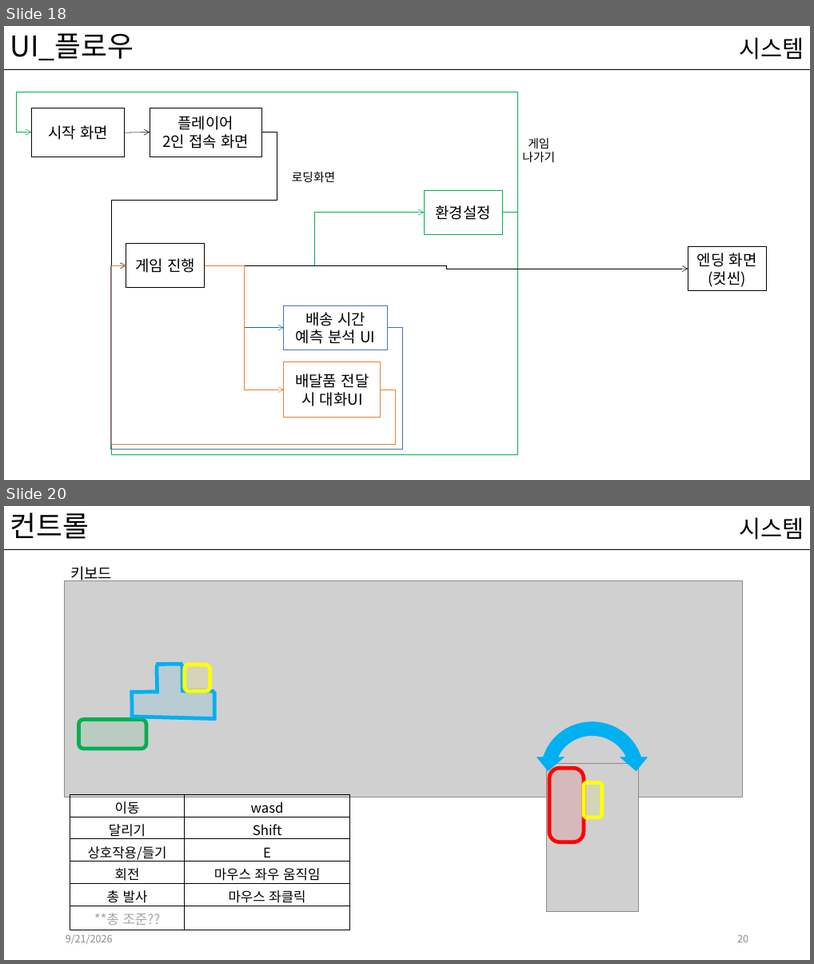
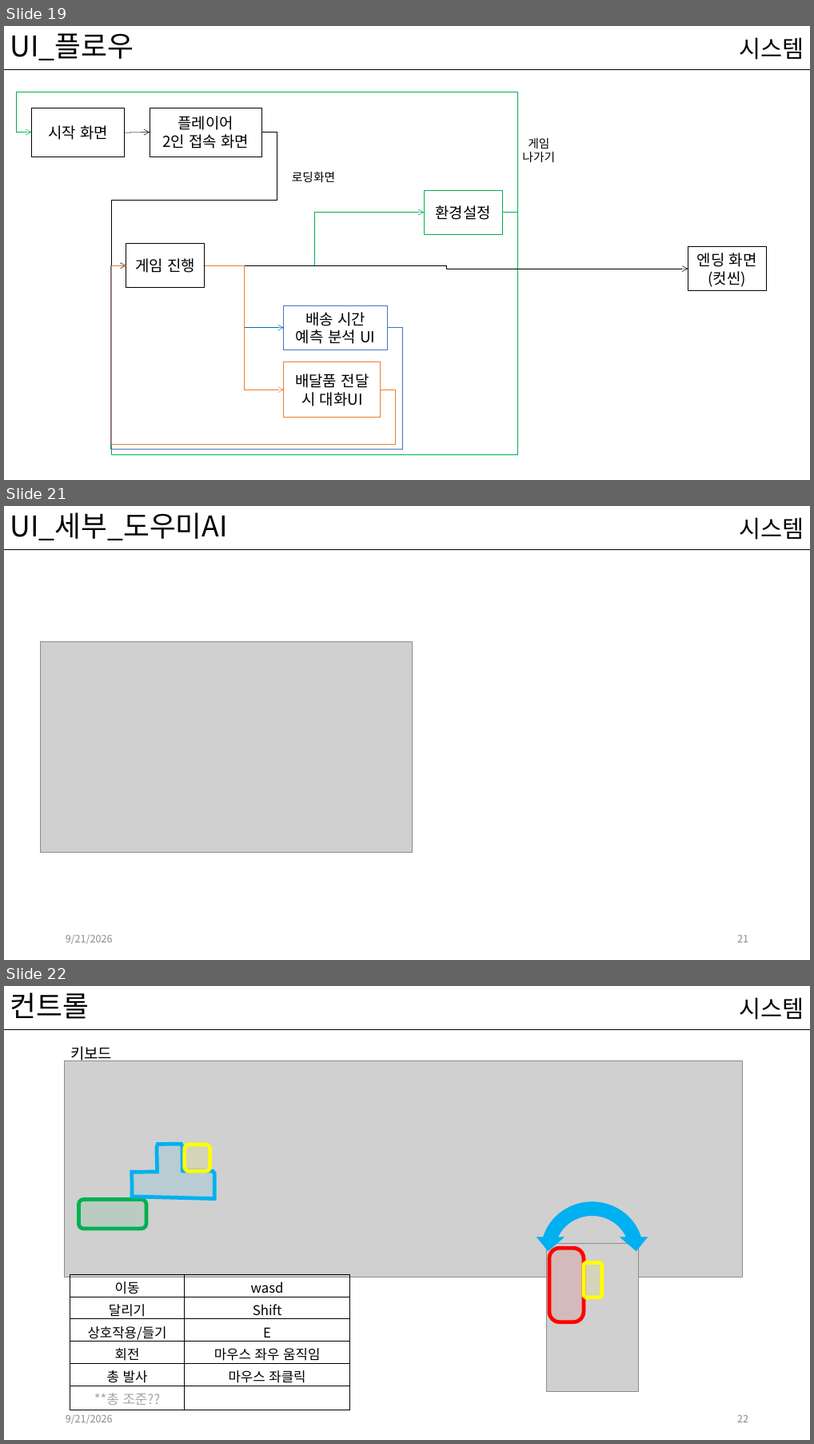
Before and after one commit to kwakyerin/2026_Graduation_Project, a slide deck: documents/HyunahKwon/design/designing/배트와 달트_기획서.pptx. Shown one above the other, each under a label of ours: slides 18 and 20 before the commit, slides 19, 21 and 22 after it; the slides between them are not shown. The pictures are 814x964 and 814x1444 pixels, drawn with LibreOffice and Linux fonts; fonts in the diff are those of the drawing; grey boxes stand for pictures. Boxes give left, top, right and bottom in pixels: in the first picture for what was removed or moved away, otherwise in the second. Text is boxed around its words. In the diff, an @@ line names an element or a change of style, - is before the commit and + after.

```diff
--- a/documents/HyunahKwon/design/designing/배트와 달트_기획서.pptx
+++ b/documents/HyunahKwon/design/designing/배트와 달트_기획서.pptx
@@ slide 21 added at <box>4,506,810,960</box>, background #FFFFFF; not listed: 1 template element that a slide beside it also shows @@
@@ title added at <box>10,512,228,540</box>, 34 pt, text #000000 @@
+UI_세부_도우미AI
@@ text added at <box>739,517,804,540</box>, 28 pt, text #000000 @@
+시스템
@@ picture added at <box>40,642,412,852</box> @@
@@ text added at <box>66,934,113,944</box>, 12 pt, text #8C8C8C @@
+9/21/2026
@@ page number added at <box>738,935,749,942</box>, 12 pt, text #8C8C8C @@
+21
@@ what was slide 18 is now slide 19 @@
@@ what was slide 20 is now slide 22 @@
@@ page number at <box>738,1415,749,1422</box>: text changed @@
-20
+22
```
Also in this commit, not shown: 2 slides changed, 2 other slides added, 1 slide removed, 1 other file.
